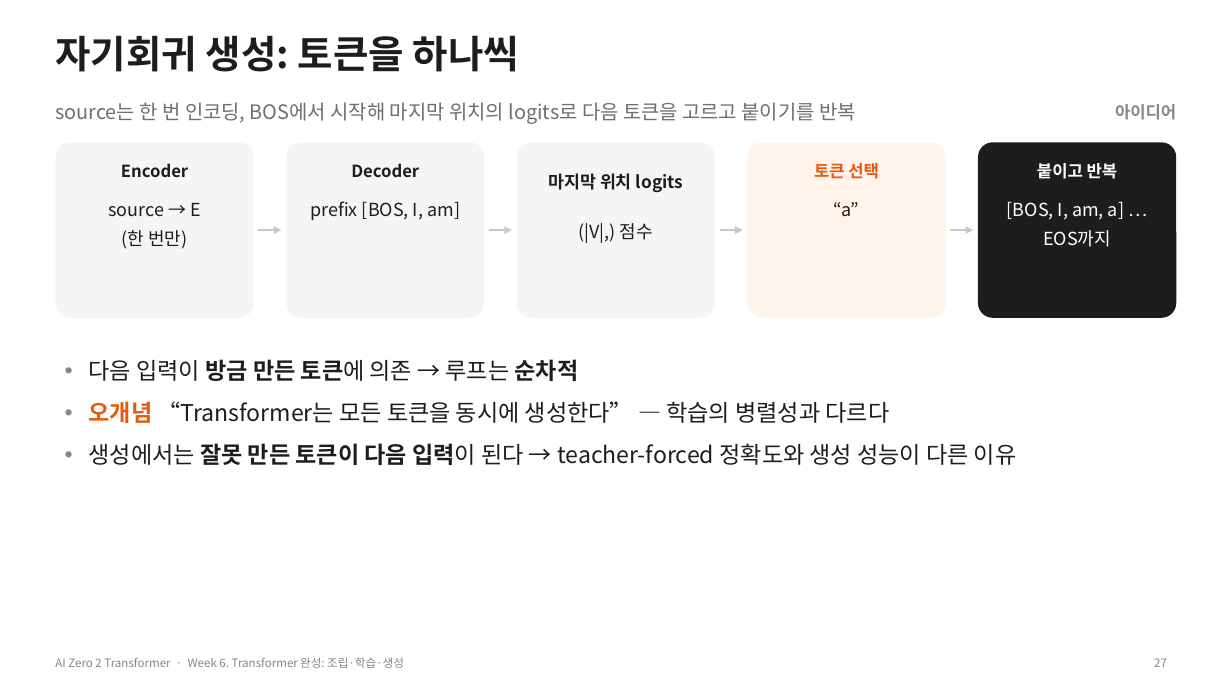
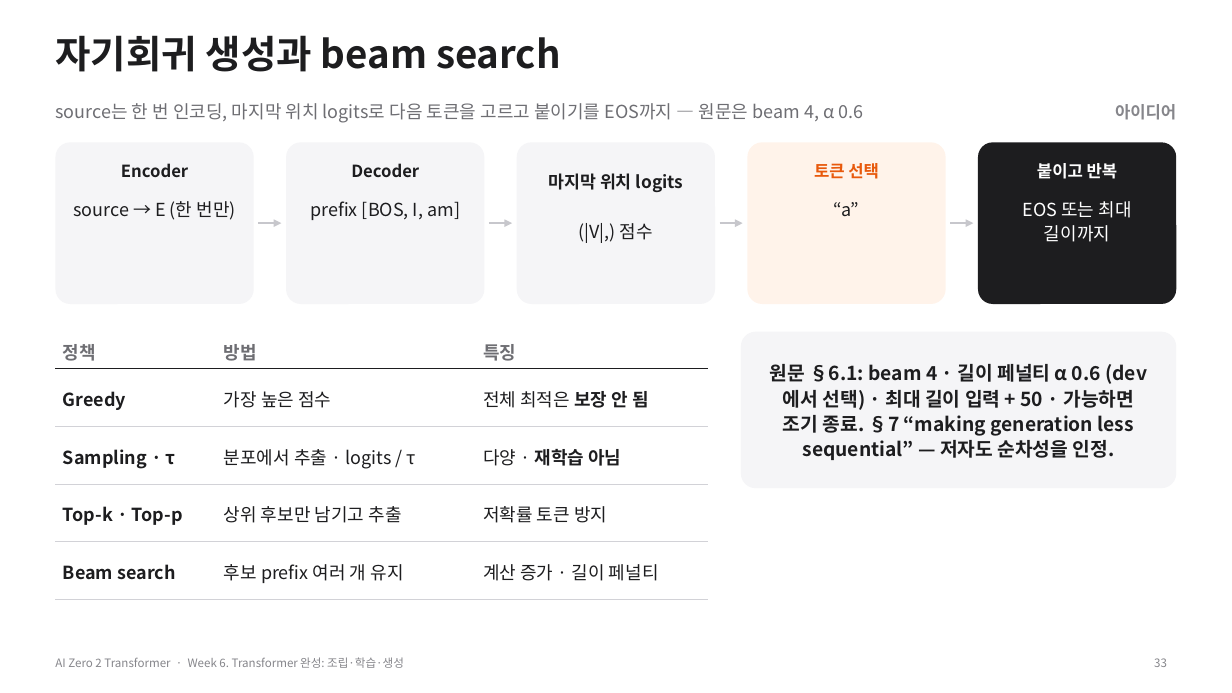
Before and after one commit to myunhh/AI-Zero-2-Transformers, a slide deck: slide 33 of lectures/week06_transformer_complete.pptx (slide 27 before the commit). Drawn at 1232x693 pixels with LibreOffice and Linux fonts; fonts in the diff are those of the drawing. Boxes give left, top, right and bottom in pixels: in the first picture for what was removed or moved away, otherwise in the second. Text is boxed around its words. In the diff, an @@ line names an element or a change of style, - is before the commit and + after.

```diff
--- a/lectures/week06_transformer_complete.pptx
+++ b/lectures/week06_transformer_complete.pptx
@@ title at (55, 35, 561, 72): text changed @@
-자기회귀 생성: 토큰을 하나씩
+자기회귀 생성과 beam search
@@ text at (55, 103, 863, 123): text changed; size 15.5 to 14 pt @@
-source는 한 번 인코딩, BOS에서 시작해 마지막 위치의 logits로 다음 토큰을 고르고 붙이기를 반복
+source는 한 번 인코딩, 마지막 위치 logits로 다음 토큰을 고르고 붙이기를 EOS까지 — 원문은 beam 4, α 0.6
@@ rounded rectangle: place and size @@
-rounded rectangle at (55, 142, 254, 318)
+rounded rectangle at (55, 142, 254, 304)
@@ rounded rectangle: place and size @@
-rounded rectangle at (748, 142, 946, 318)
+rounded rectangle at (748, 142, 946, 304)
@@ proportions changed in 3 elements at (55, 142, 254, 304), (748, 142, 946, 304), (978, 142, 1177, 304) @@
@@ rounded rectangle: place and size @@
-rounded rectangle at (978, 142, 1177, 318)
+rounded rectangle at (978, 142, 1177, 304)
@@ text at (73, 201, 236, 220): text changed @@
-source → E
-(한 번만)
+source → E (한 번만)
@@ text at (1023, 201, 1131, 242): text changed @@
-[BOS, I, am, a] …
-EOS까지
+EOS 또는 최대 길이까지
@@ 4 arrows: place and size @@
-4 arrows at (259, 230, 973, 230)
+4 arrows at (259, 224, 973, 224)
@@ table added at (55, 332, 709, 600), 5 rows, 3 columns @@
+정책 | 방법 | 특징
+Greedy | 가장 높은 점수 | 전체 최적은 보장 안 됨
+Sampling · τ | 분포에서 추출 · logits / τ | 다양 · 재학습 아님
+Top-k · Top-p | 상위 후보만 남기고 추출 | 저확률 토큰 방지
+Beam search | 후보 prefix 여러 개 유지 | 계산 증가 · 길이 페널티
@@ text removed at (89, 359, 1017, 465) @@
-• 다음 입력이 방금 만든 토큰에 의존 → 루프는 순차적
-• 오개념 “Transformer는 모든 토큰을 동시에 생성한다” — 학습의 병렬성과 다르다
-• 생성에서는 잘못 만든 토큰이 다음 입력이 된다 → teacher-forced 정확도와 생성 성능이 다른 이유
@@ rounded rectangle added at (741, 332, 1177, 488), fill #F5F5F7, 15 pt, text #1D1D1F, bold @@
+원문 §6.1: beam 4 · 길이 페널티 α 0.6 (dev에서 선택) · 최대 길이 입력 + 50 · 가능하면 조기 종료. §7 “making generation less sequential” — 저자도 순차성을 인정.
@@ page number at (1154, 658, 1167, 667): text changed @@
-27
+33
```
Also in this commit, not shown: 27 other slides changed, 24 slides added, 18 slides removed, 11 other files.
